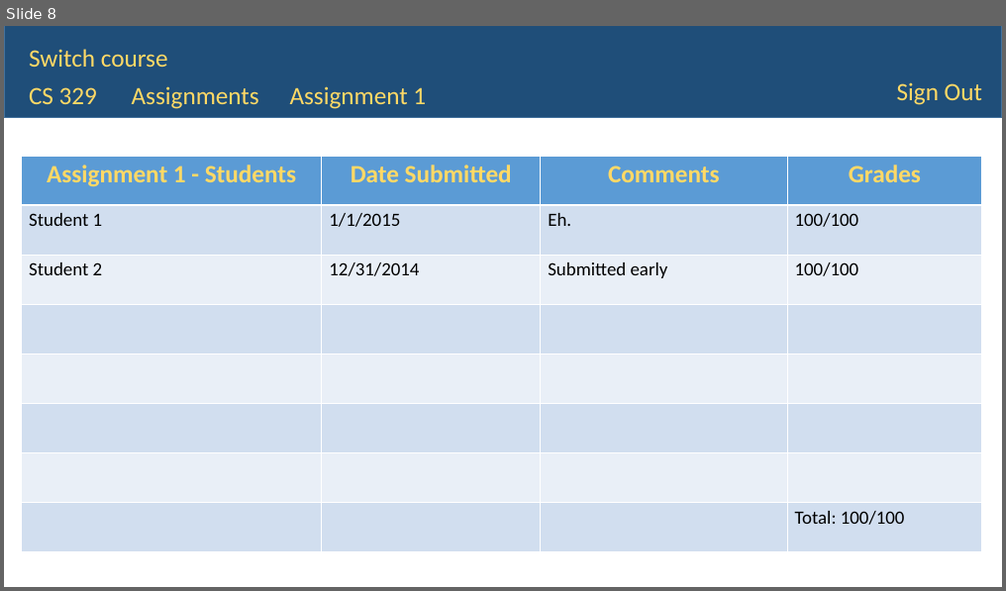
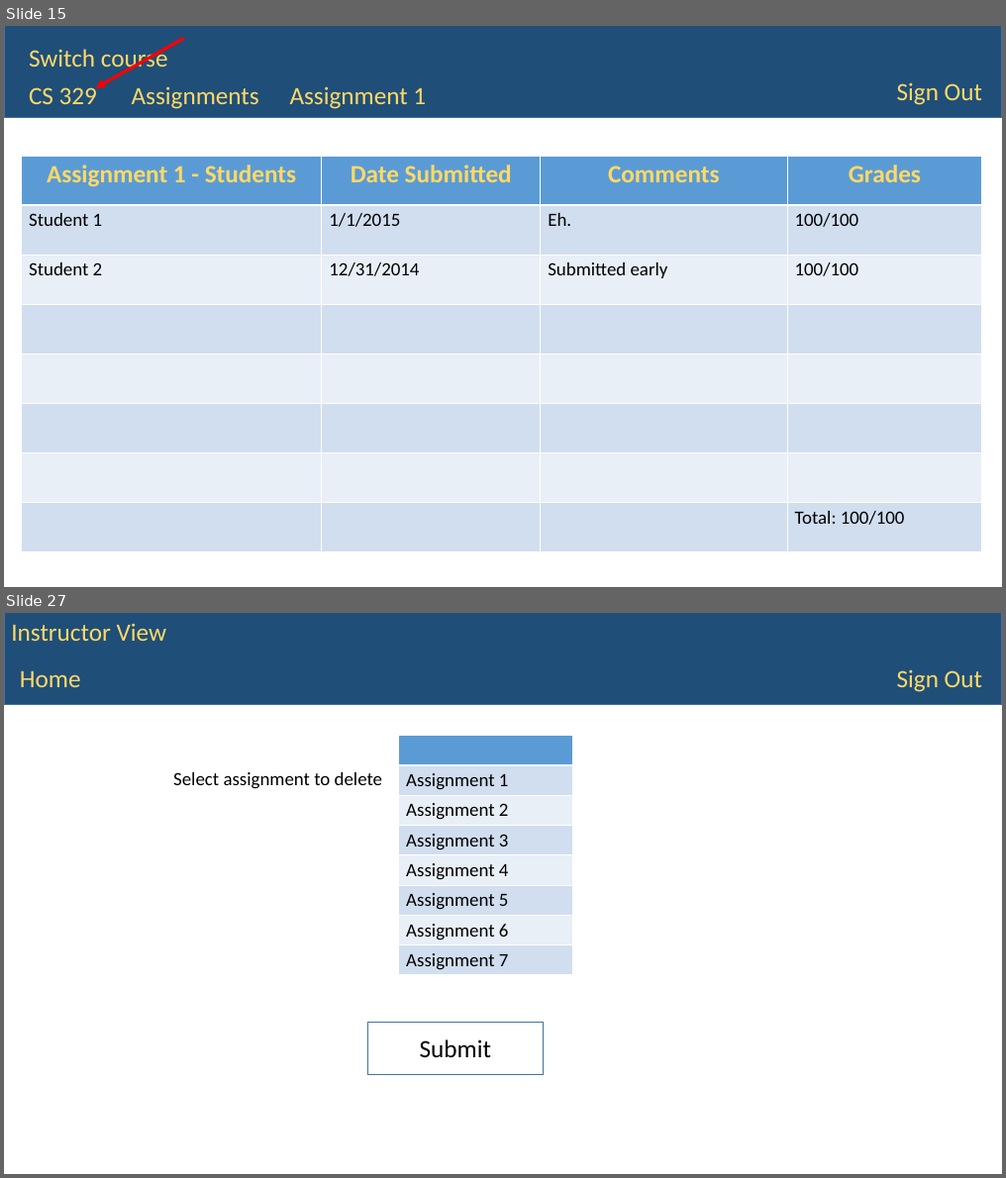
Before and after one commit to WVUP/Spring-2015, a slide deck: Assignments/Gradebook App PowerPont/Courtney Linville/Gradebook.pptx. Shown one above the other, each under a label of ours: slide 8 before the commit, slides 15 and 27 after it; the slides between them are not shown. The pictures are 1006x591 and 1006x1178 pixels, drawn with LibreOffice and Linux fonts; fonts in the diff are those of the drawing. Boxes give left, top, right and bottom in pixels: in the first picture for what was removed or moved away, otherwise in the second. Text is boxed around its words. In the diff, an @@ line names an element or a change of style, - is before the commit and + after.

```diff
--- a/Assignments/Gradebook App PowerPont/Courtney Linville/Gradebook.pptx
+++ b/Assignments/Gradebook App PowerPont/Courtney Linville/Gradebook.pptx
@@ slide 27 added at [4,613,1002,1174], background #FFFFFF @@
@@ rectangle added at [4,613,1002,705], fill #1F4E79, outline #43739E 1 pt @@
@@ text added at [11,623,166,641], 24 pt, text #FFD966 @@
+Instructor View
@@ text added at [20,670,81,687], 24 pt, text #FFD966 @@
+Home
@@ text added at [897,669,982,692], 24 pt, text #FFD966 @@
+Sign Out
@@ table added at [399,736,572,975], 8 rows, 1 columns @@
+
+Assignment 1
+Assignment 2
+Assignment 3
+Assignment 4
+Assignment 5
+Assignment 6
+Assignment 7
@@ text added at [173,772,382,789], 18 pt, text #000000 @@
+Select assignment to delete
@@ rectangle added at [368,1022,544,1074], outline #43739E 1 pt @@
@@ text added at [420,1040,491,1059], 24 pt, text #000000 @@
+Submit
@@ what was slide 8 is now slide 15 @@
@@ slide 15 changed as well @@
@@ arrow added from (183, 38) to (95, 88), #FF0000 3 pt @@
```
Also in this commit, not shown: 3 other slides changed, 18 other slides added.
